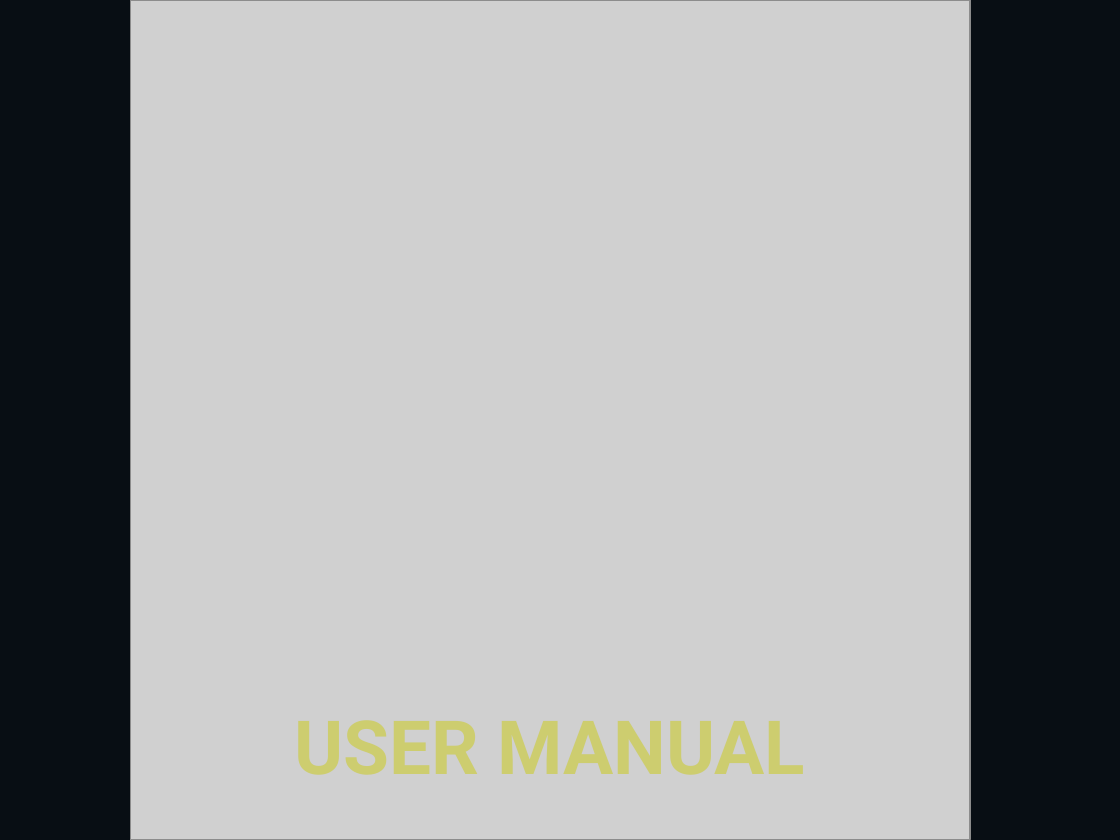
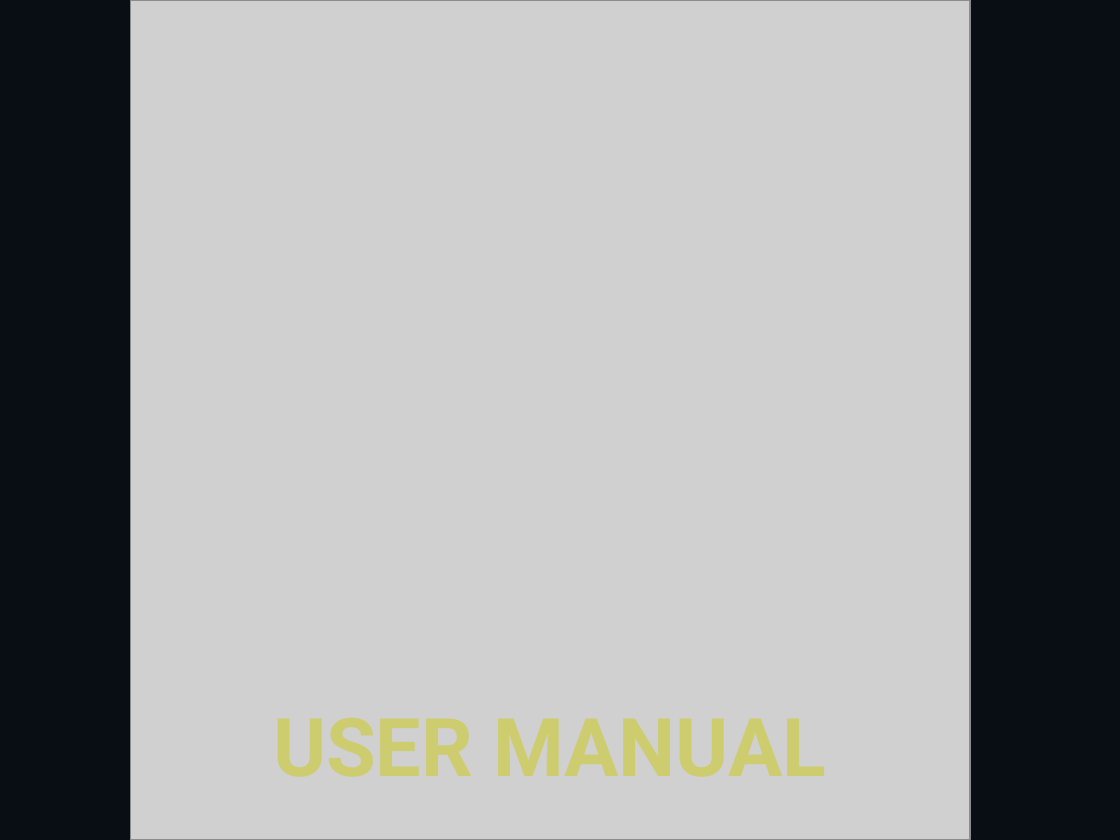
Before and after one commit to knulli-cfw/knulli-notice, a slide deck: slide 1 of notice.odp. Drawn at 1120x840 pixels with LibreOffice and Linux fonts; fonts in the diff are those of the drawing; grey boxes stand for pictures. Boxes give left, top, right and bottom in pixels: in the first picture for what was removed or moved away, otherwise in the second. Text is boxed around its words. In the diff, an @@ line names an element or a change of style, - is before the commit and + after.

```diff
--- a/notice.odp
+++ b/notice.odp
@@ free: place and size @@
-free at bbox=[281, 606, 819, 792]
+free at bbox=[260, 603, 840, 796]
```
Also in this commit, not shown: 7 other slides changed, 9 slides added, 1 other file.
